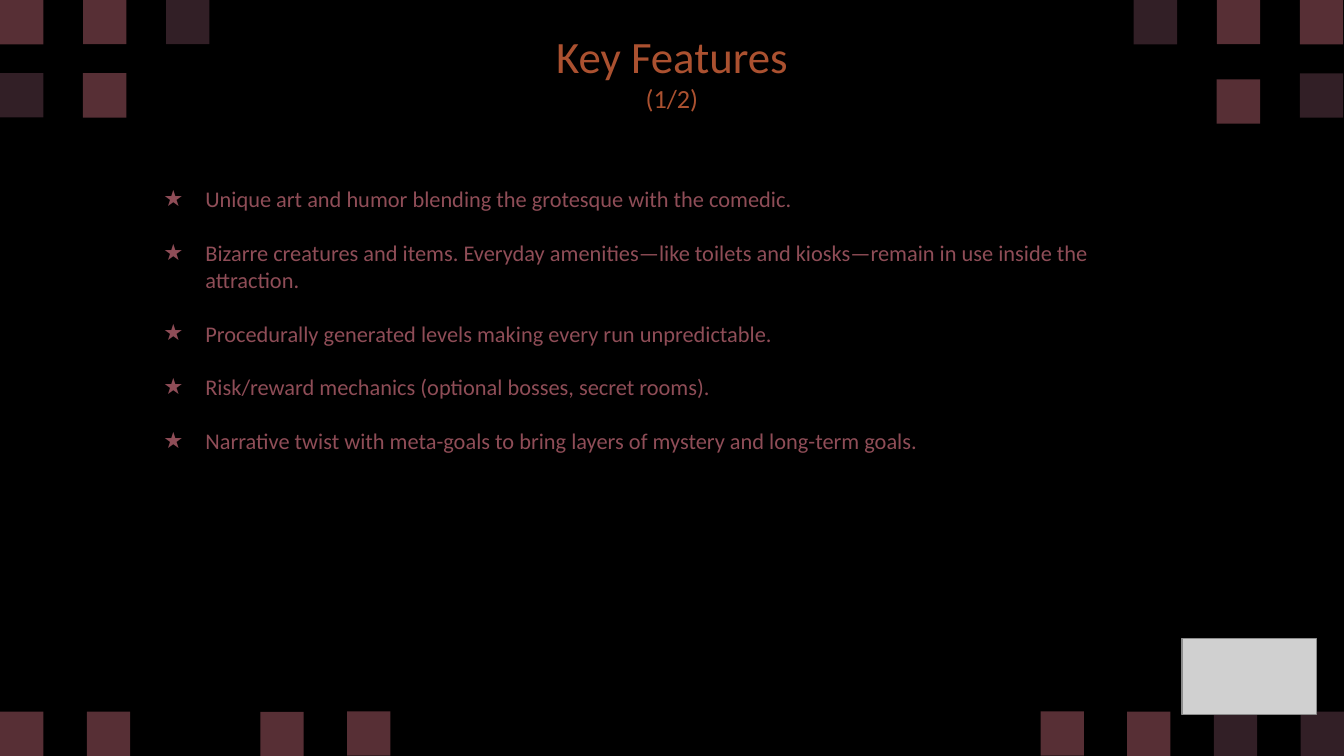
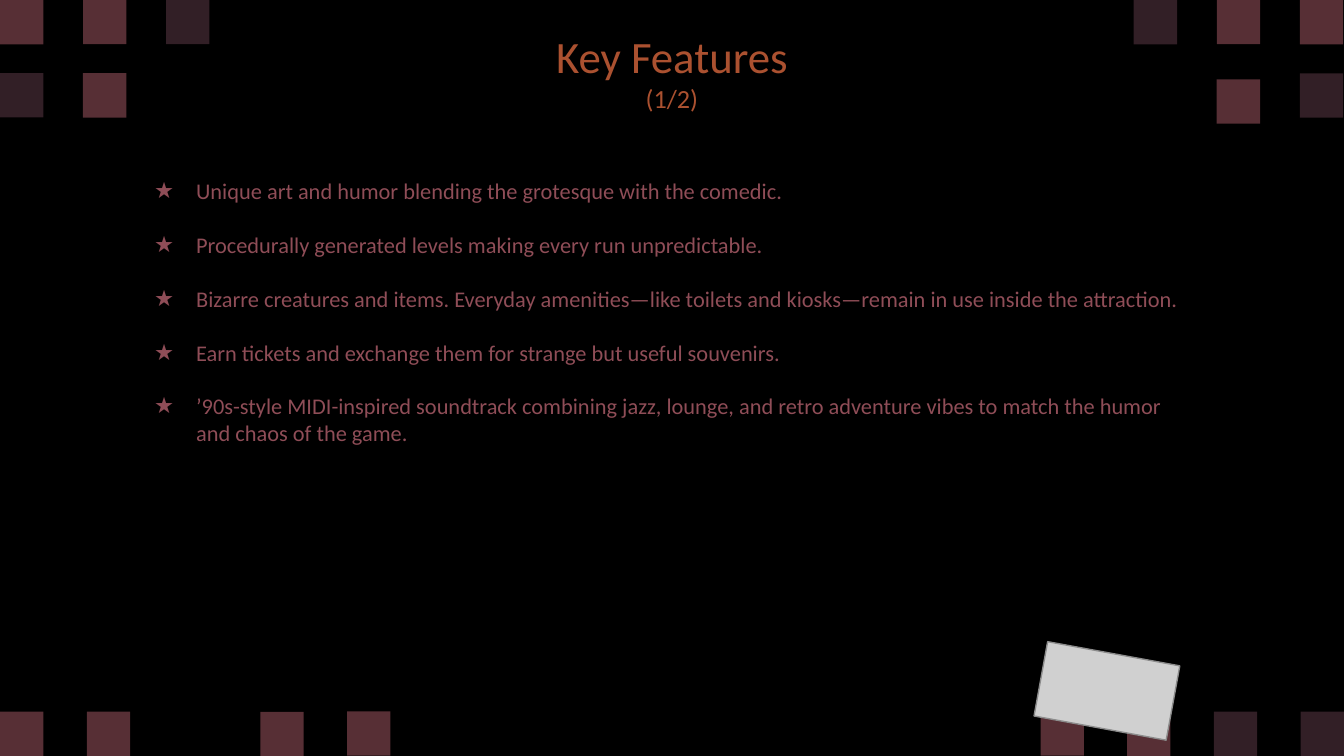
Before and after one commit to diegohcanepa/Remizione, a slide deck: slide 10 of Pitch Deck.pptx. Drawn at 1344x756 pixels with LibreOffice and Linux fonts; fonts in the diff are those of the drawing; grey boxes stand for pictures. Boxes give left, top, right and bottom in pixels: in the first picture for what was removed or moved away, otherwise in the second. Text is boxed around its words. In the diff, an @@ line names an element or a change of style, - is before the commit and + after.

Commit message:
Updated pitch deck.

```diff
--- a/Pitch Deck.pptx
+++ b/Pitch Deck.pptx
@@ text "Unique art and humor blending ...": place and size @@
-text "Unique art and humor blending ..." at [205,191,1087,453]
+text "Unique art and humor blending ..." at [196,183,1177,445]
@@ text at [196,237,763,257]: paragraph added @@
+★ Procedurally generated levels making every run unpredictable.
@@ text at [196,345,1161,445]: text changed @@
-★ Procedurally generated levels making every run unpredictable.
-★ Risk/reward mechanics (optional bosses, secret rooms).
-★ Narrative twist with meta-goals to bring layers of mystery and long-term goals.
+★ Earn tickets and exchange them for strange but useful souvenirs.
+★ ’90s-style MIDI-inspired soundtrack combining jazz, lounge, and retro adventure vibes to match the humor and chaos of the game.
@@ picture at [1035,642,1180,740]: rotation 0 to 10 degrees @@
```
Also in this commit, not shown: 7 other slides changed, 10 slides added, 7 other files.
